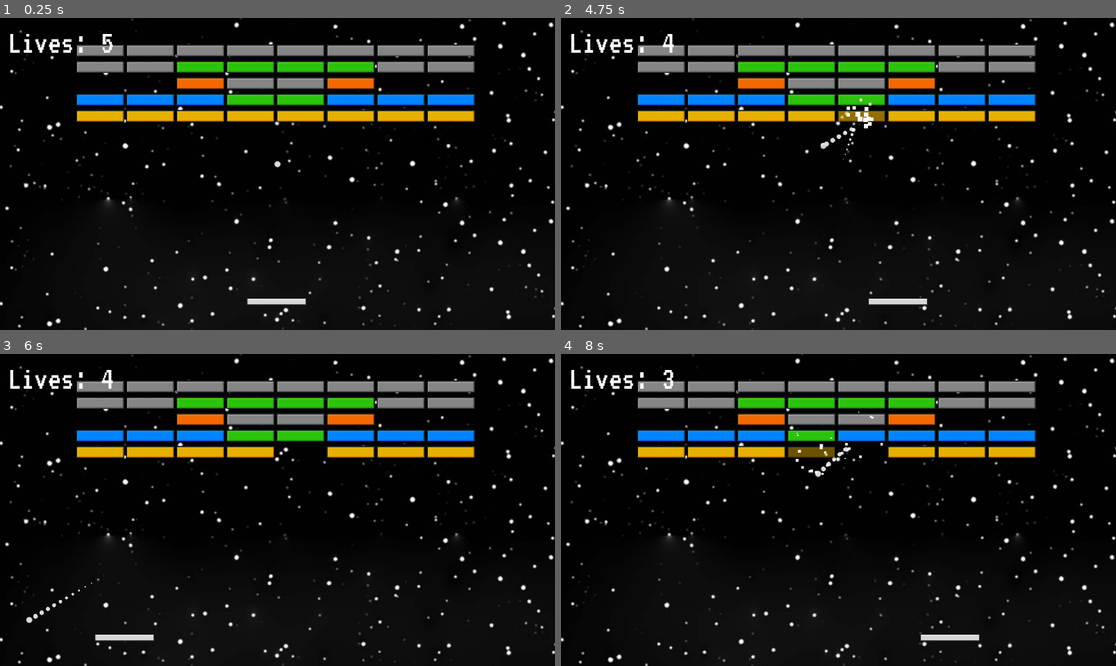
Above: before the commit, frames 1-4 (two rows, left to right).
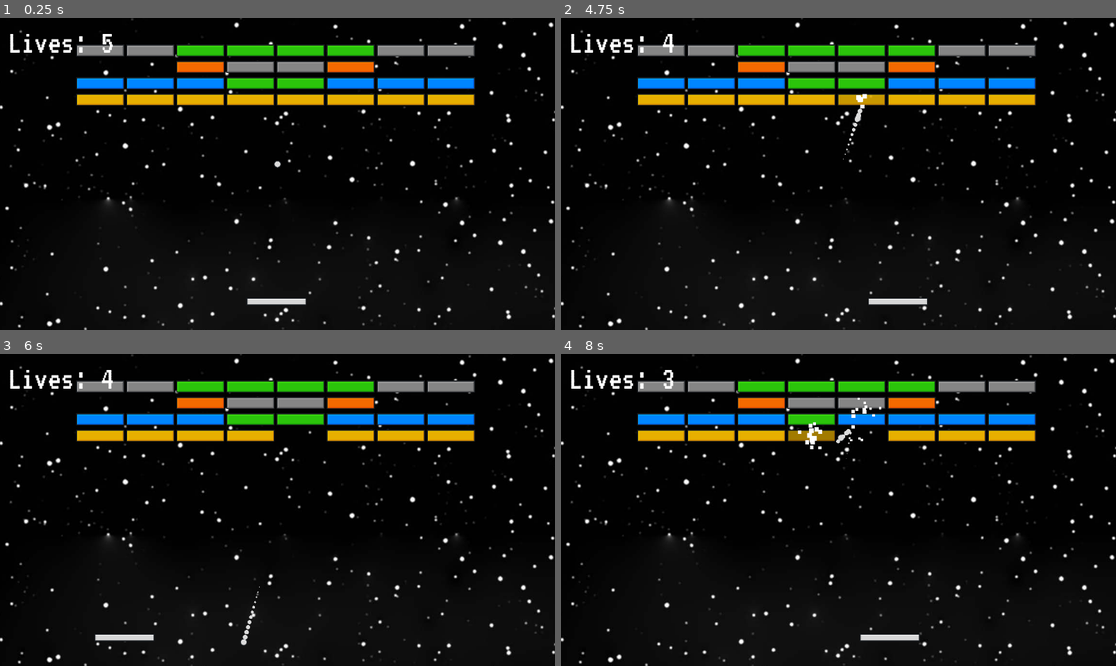
Above: after the commit, the same moments.

Repository: davnotdev/godot-breakout
Game: Godot game, scene res://Scenes/main.tscn
The game is run twice, just before and just after one commit, with the same random seed, the same clock (stepped at 60 frames per second) and the same inputs.
Inputs:
- Up to frame 1 (0.25 s): no input
- Up to frame 2 (4.75 s): tap Enter at 0.5 s; hold D (right) 0.53-1.28 s; hold A (left) 1.28-2.03 s; hold D (right) 2.03-3.53 s; hold A (left) from 3.53 s (still down); tap Space at 4.25 s
- Up to frame 3 (6 s): release A (left) at 5.78 s; hold D (right) from 5.78 s (still down)
- Up to frame 4 (8 s): keep holding D (right); tap Enter at 7.25 s

The runs differ from the first frame. In frame 1, 11% of the frame differs, in the area x 13-86%, y 8-34%; in frame 2, 11%; in frame 3, 11%; in frame 4, 11%, in the area x 13-86%, y 8-92%.

Commit message:
made level 1 easier

Diff:
--- a/Scripts/level_definitions.gd
+++ b/Scripts/level_definitions.gd
@@ -8,7 +8,6 @@
 ]
 
 var level_1 = [
-	[5, 5, 5, 5, 5, 5, 5, 5],
 	[5, 5, 4, 4, 4, 4, 5, 5],
 	[0, 0, 3, 5, 5, 3, 0, 0],
 	[2, 2, 2, 4, 4, 2, 2, 2],
Not shown, added: .DS_Store
Not shown, added: screencasts/.DS_Store
